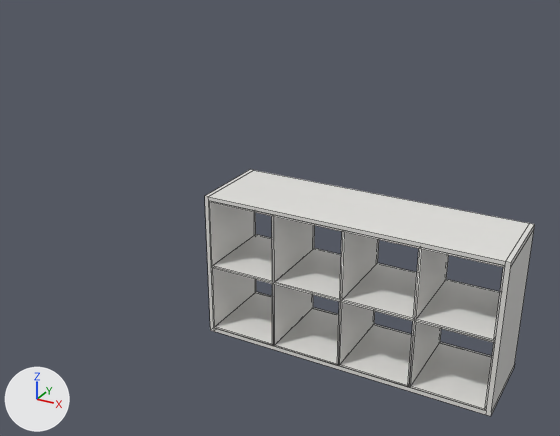
The FBX model Assets/Models/Kallax4x2.fbx as it was, and as the next commit left it.
Rendered twice from a camera (50 mm lens) standing at (3.84, -3.22, 2.04) and looking at (2.24, -0.32, 0.59). Lighting does not change. The marker at lower left points along +X, +Y and +Z. Mesh edges are drawn as thin lines. Vertices at the same position are counted once.

The first picture shows 'Kallax 4x2'.
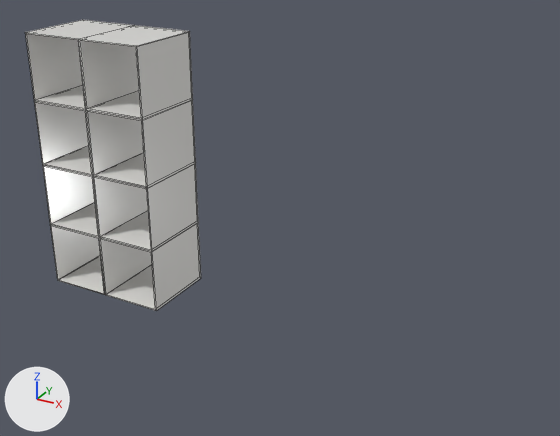
Boxes [x1, y1, x2, y2] around the edits, measured in the pictures (560 x 436 px):
'Kallax 4x2', reshaped, moved, turned
    before: [205, 169, 535, 416]
    after: [25, 20, 201, 311]
part 1 of me_cube_006, deleted
    before: [486, 223, 535, 416]
part 2 of me_cube_006, deleted
    before: [205, 169, 253, 331]
part 3 of me_cube_006, deleted
    before: [209, 170, 530, 266]
part 4 of me_cube_006, deleted
    before: [214, 328, 486, 415]

What changed in the scene script:
```text
Change me_cube_006:
    where me_cube_006.from_pydata(...)  # 142 vertices, 146 faces; spans x -1.12..3.12, y -1.0..1.0, z -1.12..7.12
    used by ob_kallax_4x2; location = (3.158, -0.322, 0.191); rotation_euler = (0.0, -1.571, 0.0), in degrees (0, -90, 0); scale = (0.168, 0.2, 0.168)
    me_cube_006 part 1: the loose piece of 16 vertices spanning x -1.12..3.12, y -1.0..1.0, z -1.12..-1.0 is deleted
    me_cube_006 part 2: the loose piece of 16 vertices spanning x -1.12..3.12, y -1.0..1.0, z 7.0..7.12 is deleted
    me_cube_006 part 3: the loose piece of 8 vertices spanning x 3.0..3.12, y -1.0..1.0, z -1.0..7.0 is deleted
    me_cube_006 part 4: the loose piece of 8 vertices spanning x -1.12..-1.0, y -1.0..1.0, z -1.0..7.0 is deleted
Change ob_kallax_4x2:
    ob_kallax_4x2.rotation_euler: (0.0, -1.571, 0.0) -> (0.0, 0.0, 0.0)  # degrees (0, -90, 0) -> degrees (0, 0, 0)
    ob_kallax_4x2.location: (3.158, -0.322, 0.191) -> (1.138, -0.322, 0.189)
```
